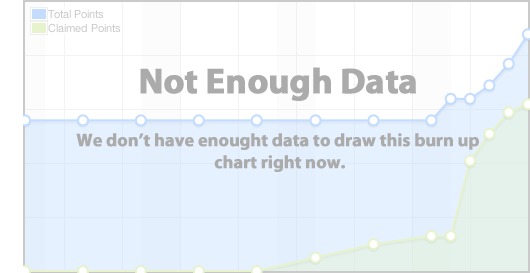
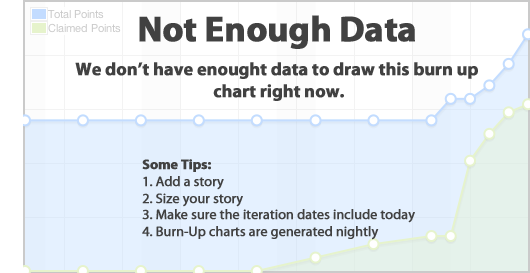
Comparing the layer stacks of the two 530×273 images. Changes:
added layer "Some Tips: 1. Add a story 2. Size your story 3. Make sure the i" above "We don’t have enought data to draw this burn up chart right no" over [142, 159, 415, 240]
painted on "We don’t have enought data to draw this burn up chart right no" over [75, 62, 479, 172]
painted on "Not Enough Data" over [139, 15, 416, 101]
